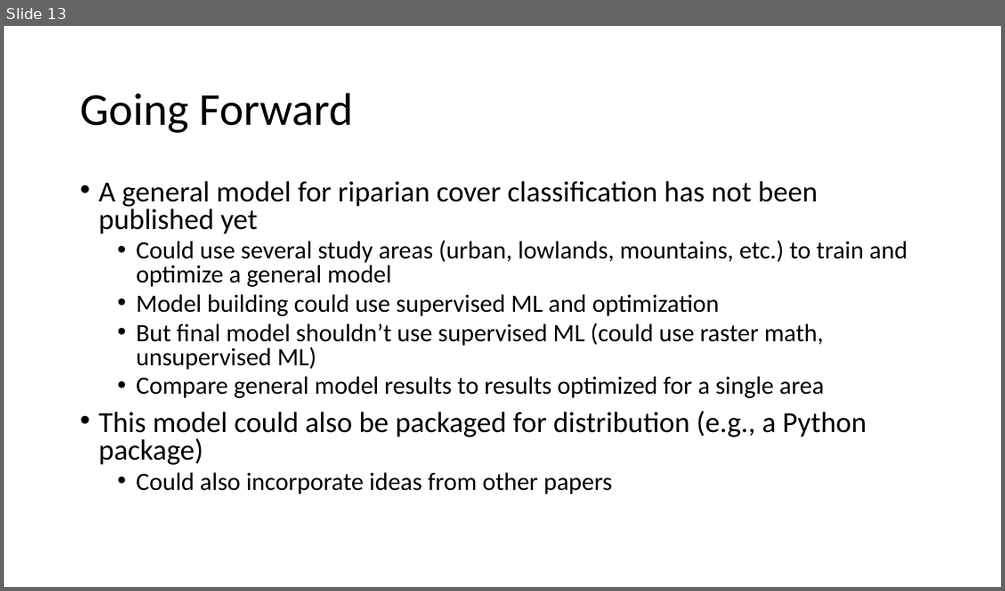
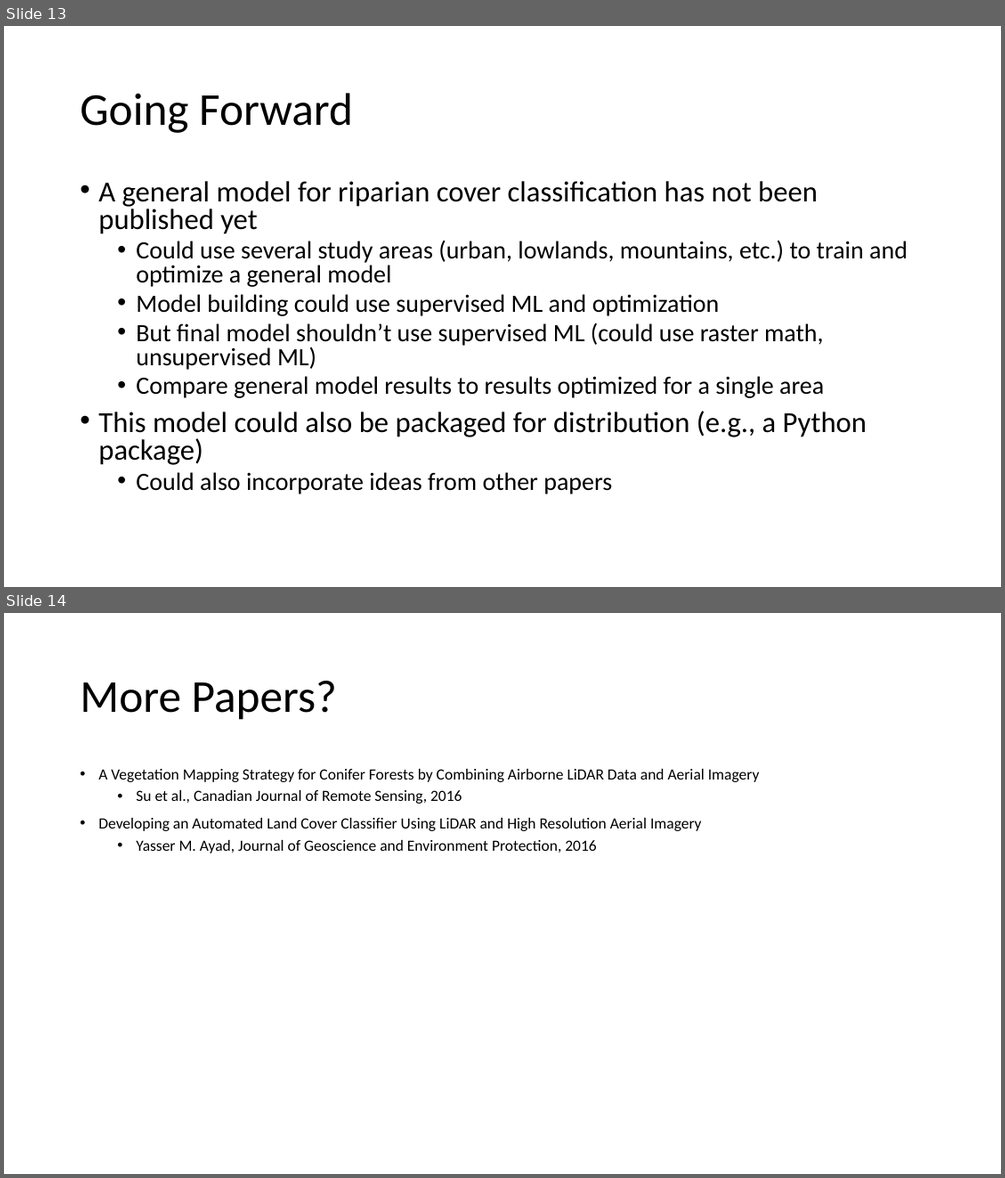
Before and after one commit to rsjones94/mtsu-geoscience-tools, a slide deck: writing/veglidar_litreview.pptx. Shown one above the other, each under a label of ours: slide 13 before the commit, slides 13 and 14 after it. The pictures are 1005x591 and 1005x1178 pixels, drawn with LibreOffice and Linux fonts; fonts in the diff are those of the drawing. Boxes give left, top, right and bottom in pixels: in the first picture for what was removed or moved away, otherwise in the second. Text is boxed around its words. In the diff, an @@ line names an element or a change of style, - is before the commit and + after.

```diff
--- a/writing/veglidar_litreview.pptx
+++ b/writing/veglidar_litreview.pptx
@@ slide 14 added at (4, 613, 1001, 1174), background #FFFFFF @@
@@ title added at (80, 681, 337, 720), 44 pt, text #000000 @@
+More Papers?
@@ text added at (98, 769, 760, 853), 15 pt, text #000000 @@
+• A Vegetation Mapping Strategy for Conifer Forests by Combining Airborne LiDAR Data and Aerial Imagery
+  • Su et al., Canadian Journal of Remote Sensing, 2016
+• Developing an Automated Land Cover Classifier Using LiDAR and High Resolution Aerial Imagery
+  • Yasser M. Ayad, Journal of Geoscience and Environment Protection, 2016
```
Also in this commit, not shown: 1 other file.
